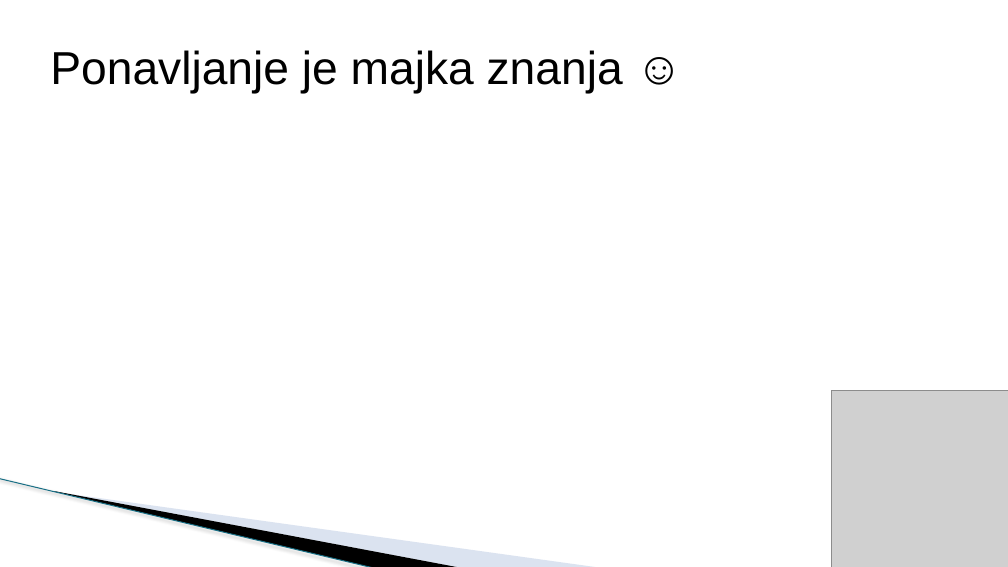
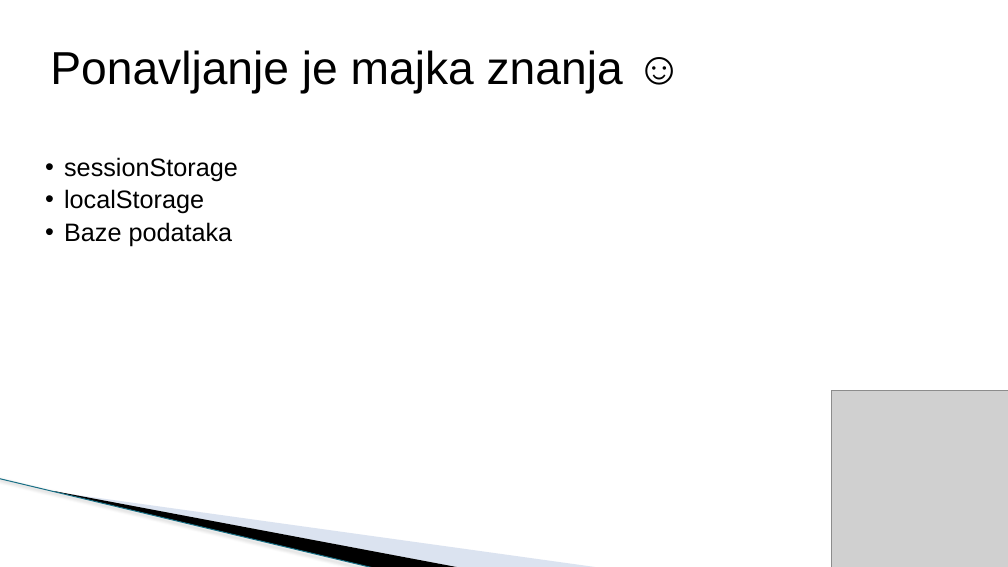
Before and after one commit to todalexcode/kurs-front-end, a slide deck: slide 3 of sesija-36/PPT/Front-End Developer-36.pptx. Drawn at 1008x567 pixels with LibreOffice and Linux fonts; fonts in the diff are those of the drawing; grey boxes stand for pictures; background and template pictures are left out. Boxes give left, top, right and bottom in pixels: in the first picture for what was removed or moved away, otherwise in the second. Text is boxed around its words. In the diff, an @@ line names an element or a change of style, - is before the commit and + after.

```diff
--- a/sesija-36/PPT/Front-End Developer-36.pptx
+++ b/sesija-36/PPT/Front-End Developer-36.pptx
@@ text added at (64, 157, 238, 247), 24 pt, text #000000 @@
+  • sessionStorage
+  • localStorage
+  • Baze podataka
```
Also in this commit, not shown: 2 other slides changed, 11 slides added, 1 slide removed, 1 other file.
